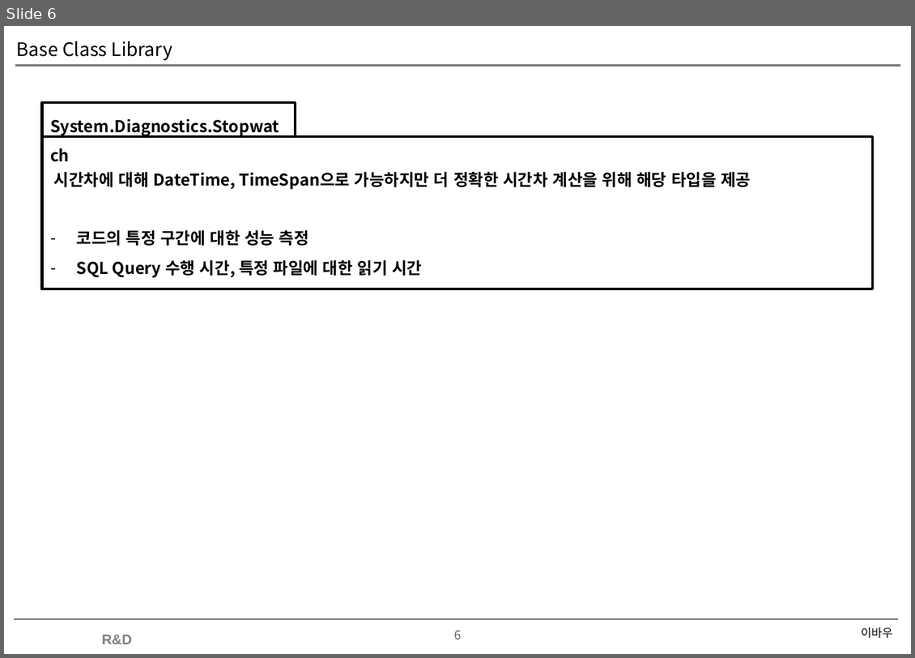
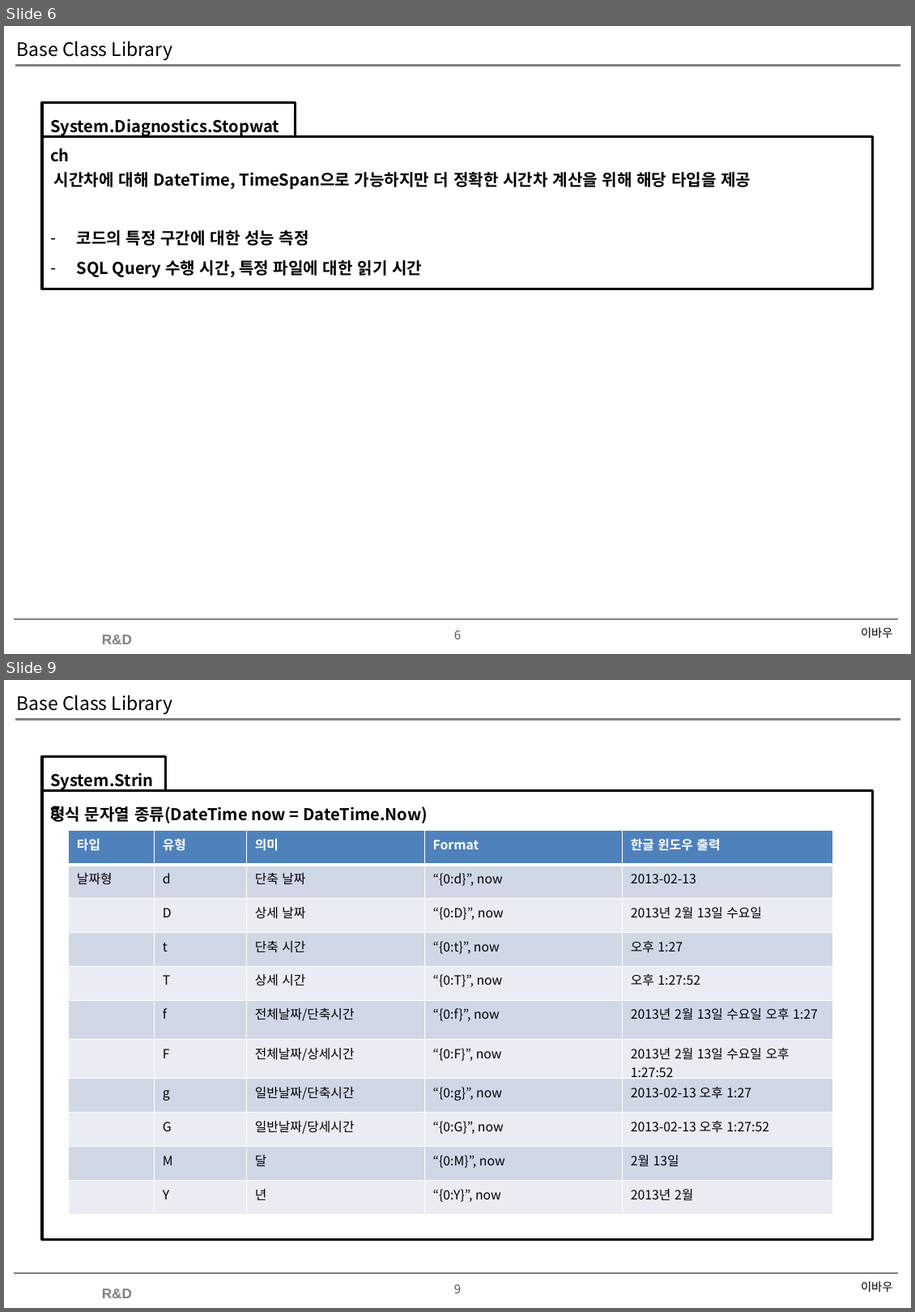
Before and after one commit to soultomind/CSharpStudy, a slide deck: CSharpStudy.Day20200627/Base Class Library.pptx. Shown one above the other, each under a label of ours: slide 6 before the commit, slides 6 and 9 after it; the slides between them are not shown. The pictures are 915x658 and 915x1312 pixels, drawn with LibreOffice and Linux fonts; fonts in the diff are those of the drawing; background and template pictures are left out. Boxes give left, top, right and bottom in pixels: in the first picture for what was removed or moved away, otherwise in the second. Text is boxed around its words. In the diff, an @@ line names an element or a change of style, - is before the commit and + after.

```diff
--- a/CSharpStudy.Day20200627/Base Class Library.pptx
+++ b/CSharpStudy.Day20200627/Base Class Library.pptx
@@ slide 9 added at [4,680,911,1308], background #FFFFFF; not listed: 4 template elements that a slide beside it also shows @@
@@ title added at [17,695,173,715], 16 pt, text #000000 @@
+Base Class Library
@@ rectangle added at [43,757,166,792], outline #000000 2.25 pt, 14 pt, text #000000, bold @@
+System.String
@@ rectangle added at [43,791,873,1240], outline #000000 2.25 pt, 14 pt, text #000000, bold @@
+형식 문자열 종류(DateTime now = DateTime.Now)
@@ table added at [69,831,833,1215], 11 rows, 5 columns @@
+타입 | 유형 | 의미 | Format | 한글 윈도우 출력
+날짜형 | d | 단축 날짜 | “{0:d}”, now | 2013-02-13
+ | D | 상세 날짜 | “{0:D}”, now | 2013년 2월 13일 수요일
+ | t | 단축 시간 | “{0:t}”, now | 오후 1:27
+ | T | 상세 시간 | “{0:T}”, now | 오후 1:27:52
+ | f | 전체날짜/단축시간 | “{0:f}”, now | 2013년 2월 13일 수요일 오후 1:27
+ | F | 전체날짜/상세시간 | “{0:F}”, now | 2013년 2월 13일 수요일 오후 1:27:52
+ | g | 일반날짜/단축시간 | “{0:g}”, now | 2013-02-13 오후 1:27
+ | G | 일반날짜/당세시간 | “{0:G}”, now | 2013-02-13 오후 1:27:52
+ | M | 달 | “{0:M}”, now | 2월 13일
+ | Y | 년 | “{0:Y}”, now | 2013년 2월
@@ text added at [861,1281,893,1292], 10 pt, text #000000 @@
+이바우
```
Also in this commit, not shown: 1 slide changed, 3 other slides added, 3 other files.
